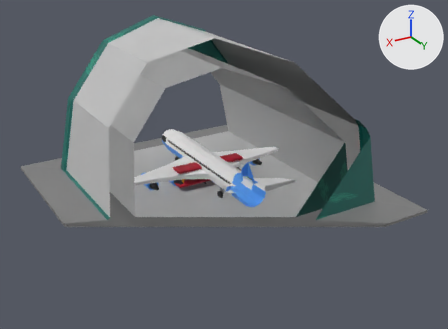
Two versions of the FBX model Content/Models/BuildingsAndTextures/planes.fbx, one commit apart.
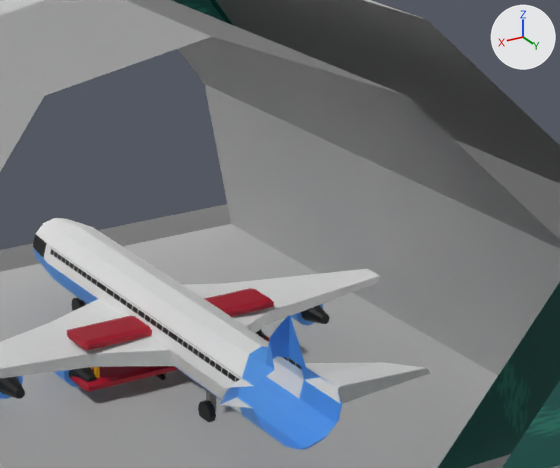
There are two pictures of each version: one whole from a 50 mm lens placed at (37.1, 65.0, 35.3), pointed at (-0.5, 2.3, 4.0), one close up on the part from 34% to 76% of the width and 17% to 65% of the height. The axes (+X, +Y, +Z) are drawn at upper right. The lights are the same throughout. Everything nearer to the camera than a plane just in front of the edit is cut away. Where no turn or scale is listed for an object, it has been applied to the vertices.
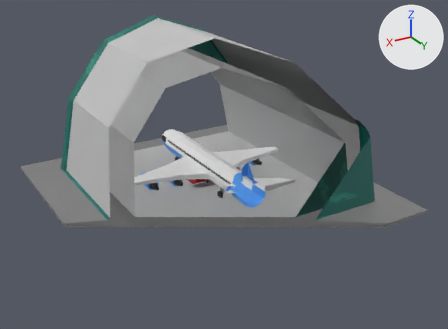
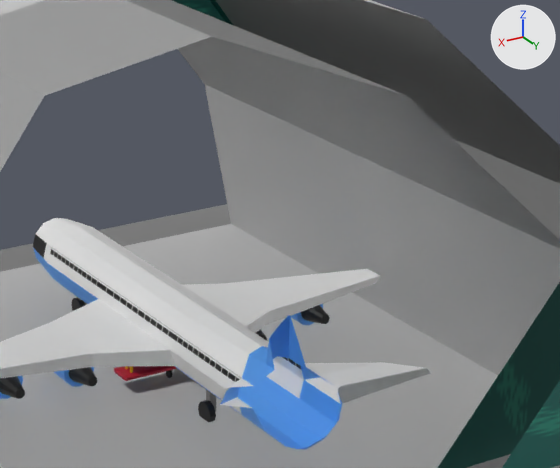
What the commit changed:
Object 'Cylinder' (ob_cylinder) is rescaled from (1.0, 1.0, 3.85) to (0.6, 0.6, 2.31).

Where the change shows, as pixel boxes (x1, y1, x2, y2) in the close-ups (560 x 468 px):
'Cylinder', rescaled: before (67, 288, 274, 392); after (114, 366, 184, 381)
